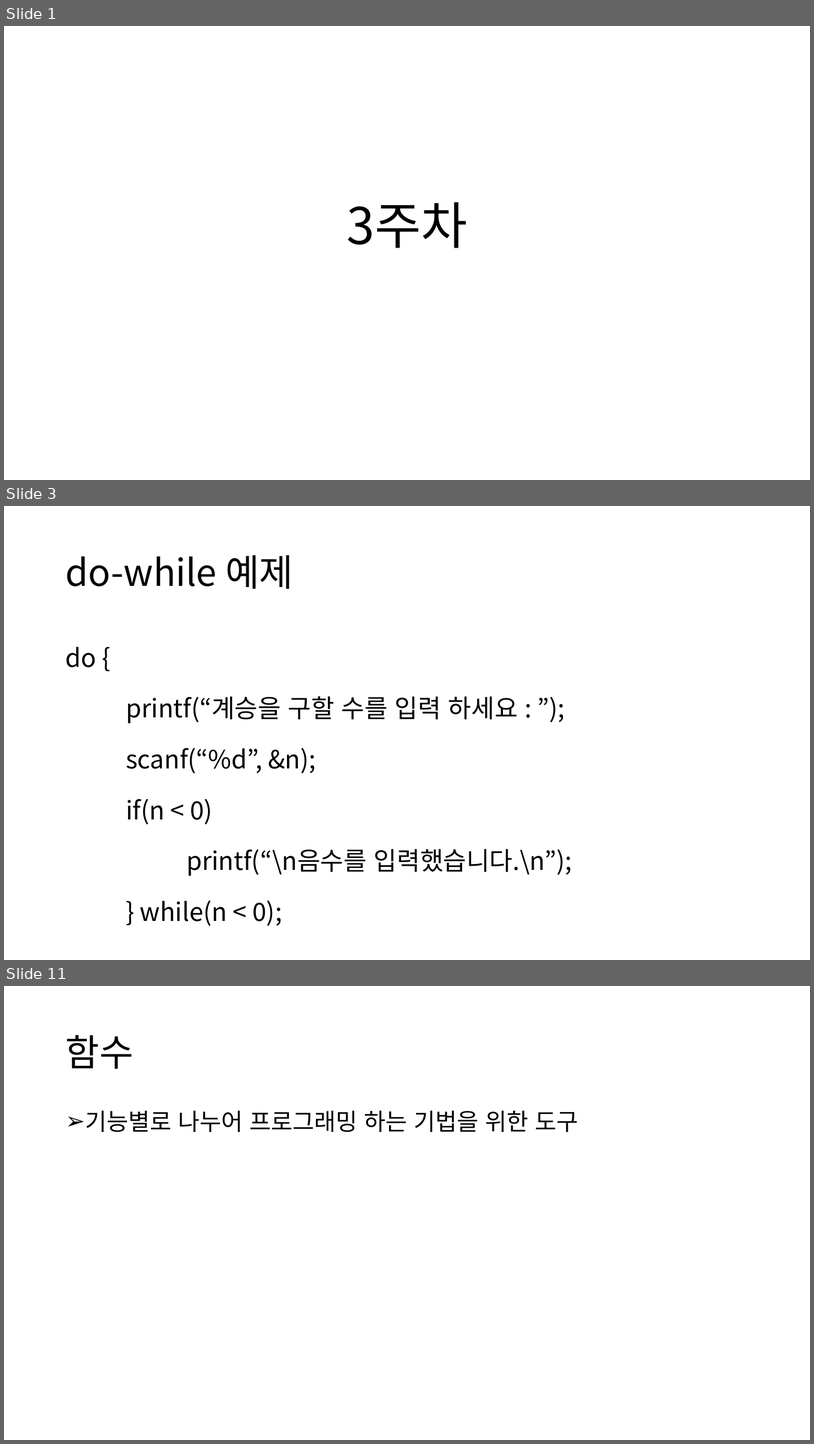
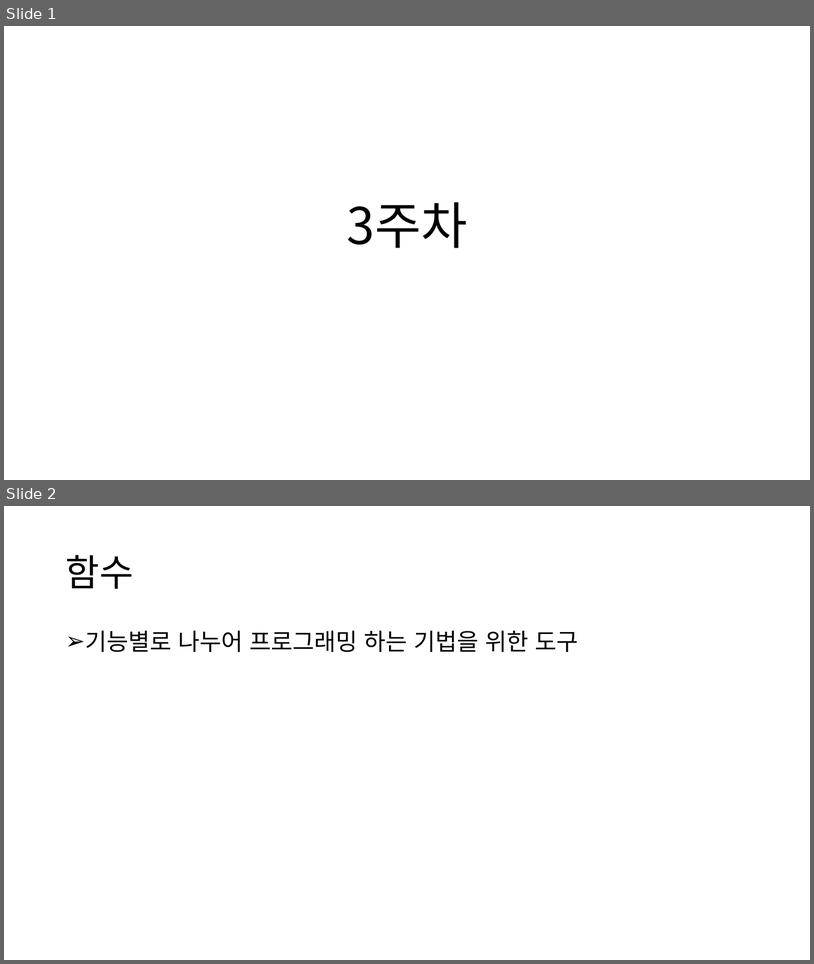
Before and after one commit to chohanjoo/C_Study, a slide deck: c언어 교제3.pptx. Shown one above the other, each under a label of ours: slides 1, 3 and 11 before the commit, slides 1 and 2 after it; the slides between them are not shown. The pictures are 814x1444 and 814x964 pixels, drawn with LibreOffice and Linux fonts; fonts in the diff are those of the drawing. Boxes give left, top, right and bottom in pixels: in the first picture for what was removed or moved away, otherwise in the second. Text is boxed around its words. In the diff, an @@ line names an element or a change of style, - is before the commit and + after.

```diff
--- a/c언어 교제3.pptx
+++ b/c언어 교제3.pptx
@@ slide 3 removed at (4, 506, 810, 960), background #FFFFFF @@
@@ title removed at (65, 555, 293, 589) @@
-do-while 예제
@@ text removed at (65, 646, 572, 925) @@
-do {
-printf(“계승을 구할 수를 입력 하세요 : ”);
-scanf(“%d”, &n);
-if(n < 0)
-printf(“\n음수를 입력했습니다.\n”);
-} while(n < 0);
@@ what was slide 11 is now slide 2 @@
```
Also in this commit, not shown: 8 other slides removed, 7 other files.
